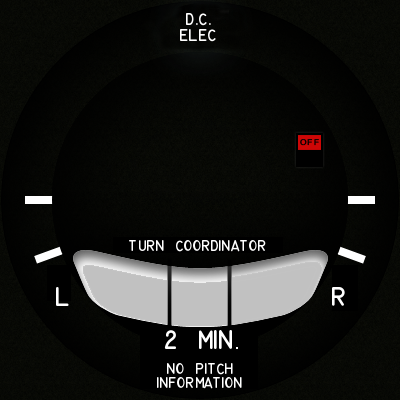
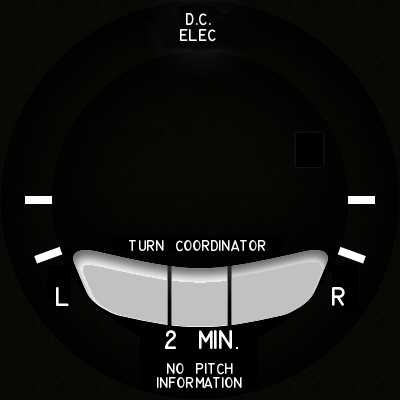
Two versions of the same layered image (400x400). Layer-by-layer changes:
hid "off.png" over box(298, 135, 321, 150)
